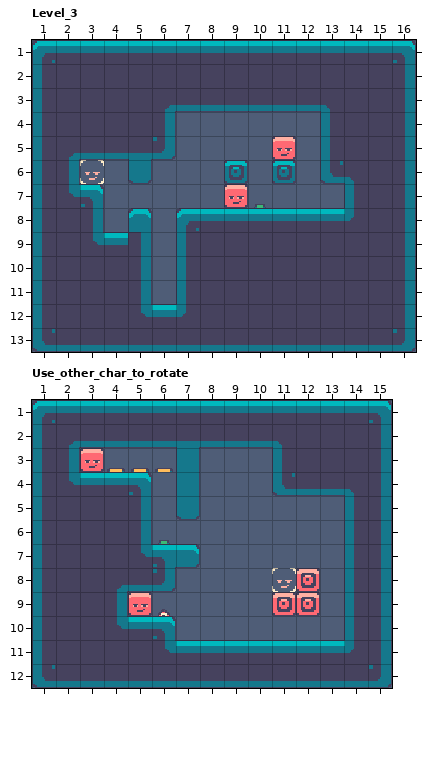
One commit to this LDtk project: assets/world.ldtk. The picture above is the old version.
Cells are 16x16 px. Shown: Level_3 x 1..16, y 1..13; Use_other_char_to_rotate x 1..15, y 1..12.
Now the later version:
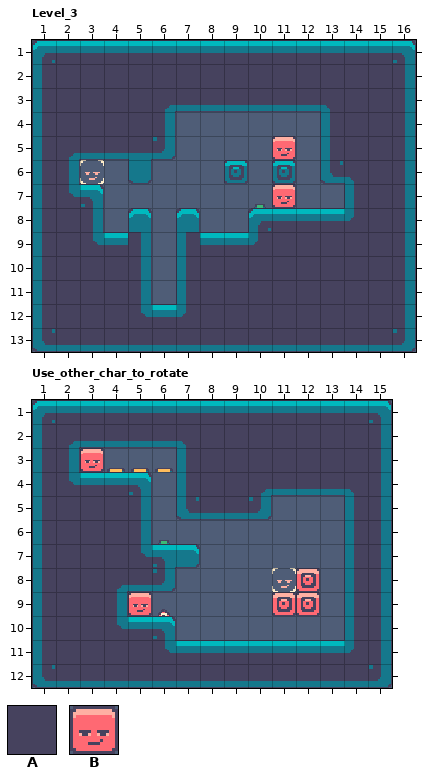
Key: from "IntGrid": A 1 "block"; from "SoftVibe20": B 71.
_ is an empty cell.
Objects are placed by their top-left corner, in cells (3,4 is the top-left corner of cell 3,4); size is 1x1 cell unless given.
Log entry: New level pog
The exact change:
Layer "IntGrid", Level_3:
y 8: x 8..9 AA -> __
Layer "Entities", Level_3:
changed: B "Player" at 9,7 -> B "Player" at 11,7
Layer "IntGrid", Use_other_char_to_rotate:
y 3..5: x 8..10 ___ -> AAA
